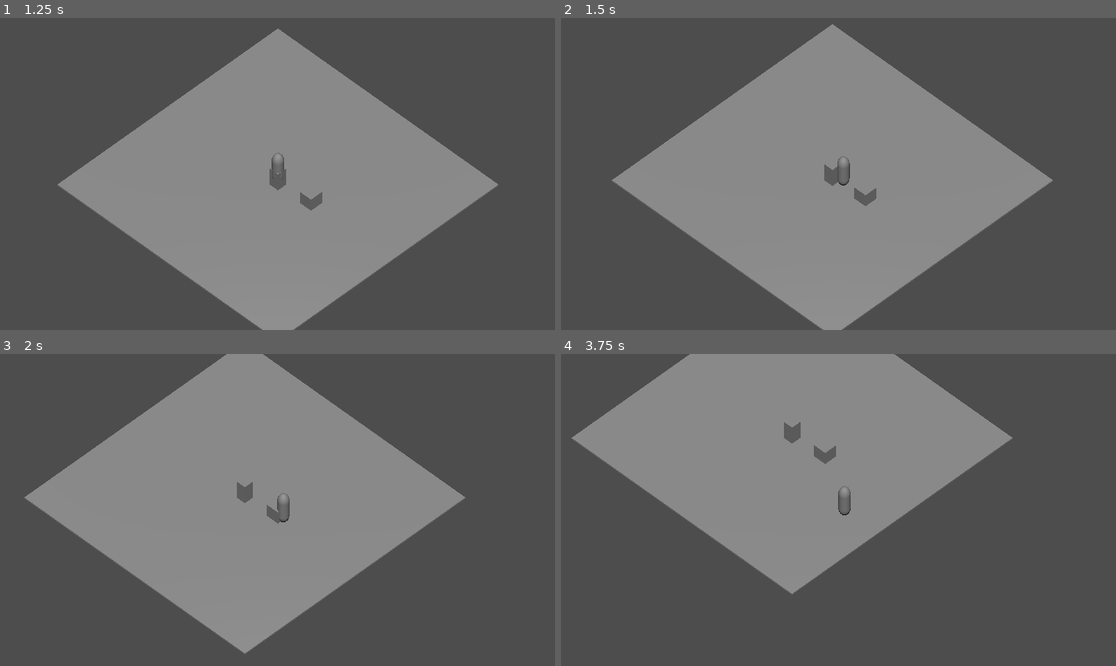
Above: before the commit, frames 1-4 (two rows, left to right).
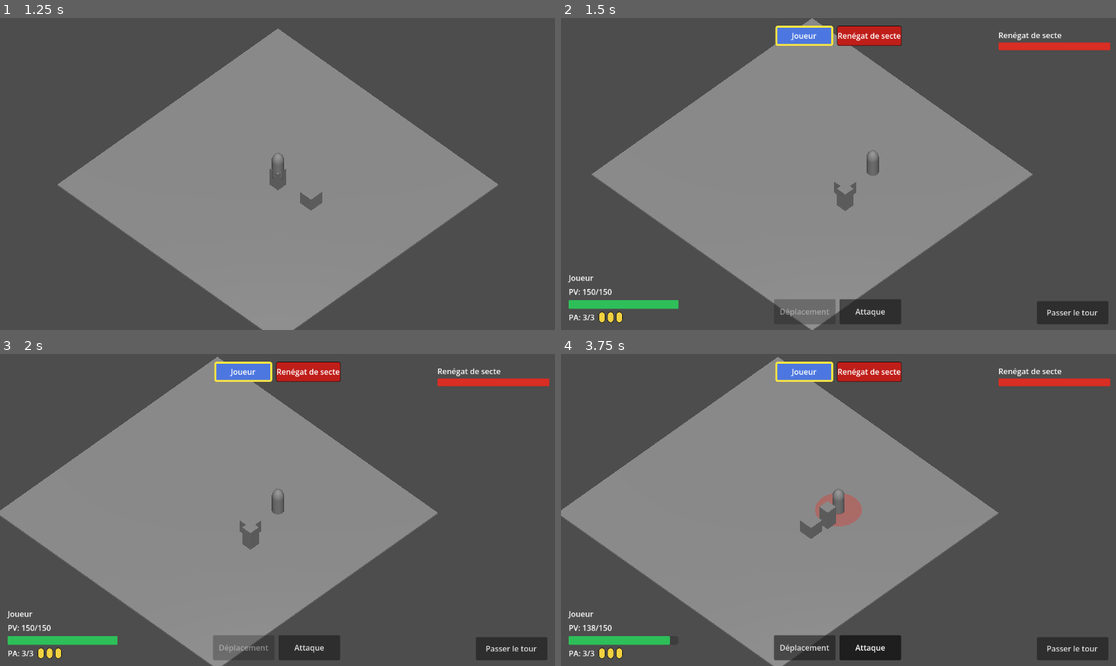
Above: after the commit, the same moments.

Repository: sillpct/lagoutte
Game: Godot game, scene res://scenes/main/main.tscn
Same seed, same stepped clock (60 frames per second), same inputs: the game is played once before the commit and once after it.
Inputs (mouse positions are in pixels of both pictures, inside the frame that each line leads up to):
- Up to frame 1 (1.25 s): click "Nouvelle Partie" at 0.5 s
- Up to frame 2 (1.5 s): tap Enter (ui_accept) at 1.25 s; move the mouse to (960, 158) at 1.27 s; hold Right (ui_right) from 1.28 s (still down); hold C (start_test_combat, bound only after the commit) from 1.28 s (still down); click (960, 158) at 1.42 s
- Up to frame 3 (2 s): keep holding Right (ui_right); keep holding C (start_test_combat, bound only after the commit); tap Enter (ui_accept) at 1.52 s
- Up to frame 4 (3.75 s): move the mouse to (727, 525) at 2.02 s; release Right (ui_right) at 2.03 s; release C (start_test_combat, bound only after the commit) at 2.03 s; hold Down (ui_down) 2.03-2.78 s; tap T (end_turn) at 2.1 s; tap Enter (ui_accept) at 2.27 s; tap C (start_test_combat, bound only after the commit) at 2.3, 3.05 s; move the mouse to (894, 441) at 2.77 s; hold Right (ui_right) 2.78-3.53 s; hold E (interact) 2.78-3.53 s; move the mouse to (810, 572) at 3.52 s; hold Up (ui_up) from 3.53 s (still down); tap A (toggle_attack_mode) at 3.6 s; click (810, 572) at 3.67 s

Frame 1 is identical in both runs. In frame 2, 12% of the frame differs, in the area x 1-99%, y 0-100%; in frame 3, 15%; in frame 4, 34%, in the area x 0-99%, y 0-100%.

Commit message:
Update project.godot

Diff:
--- a/project.godot
+++ b/project.godot
@@ -43,6 +43,11 @@
 "events": [Object(InputEventKey,"resource_local_to_scene":false,"resource_name":"","device":0,"window_id":0,"alt_presse …(189 unchanged characters)…
 ]
 }
+start_test_combat={
+"deadzone": 0.2,
+"events": [Object(InputEventKey,"resource_local_to_scene":false,"resource_name":"","device":0,"window_id":0,"alt_pressed":false,"shift_pressed":false,"ctrl_pressed":false,"meta_pressed":false,"pressed":false,"keycode":67,"physical_keycode":0,"key_label":0,"unicode":0,"location":0,"echo":false,"script":null)
+]
+}
 
 [physics]
 
